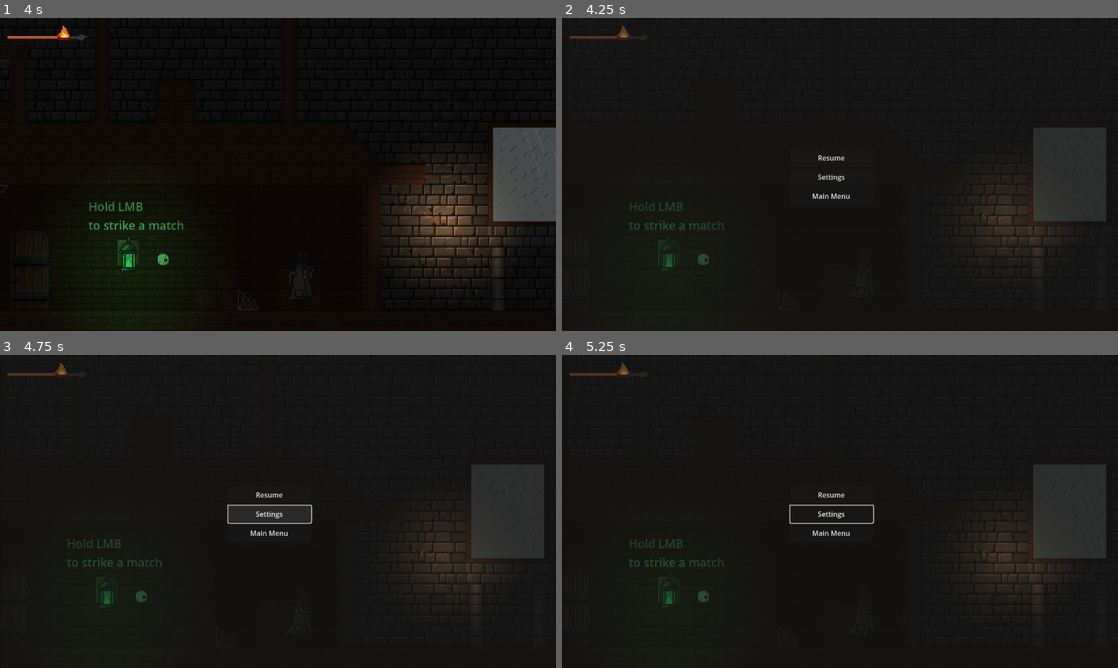
Above: before the commit, frames 1-4 (two rows, left to right).
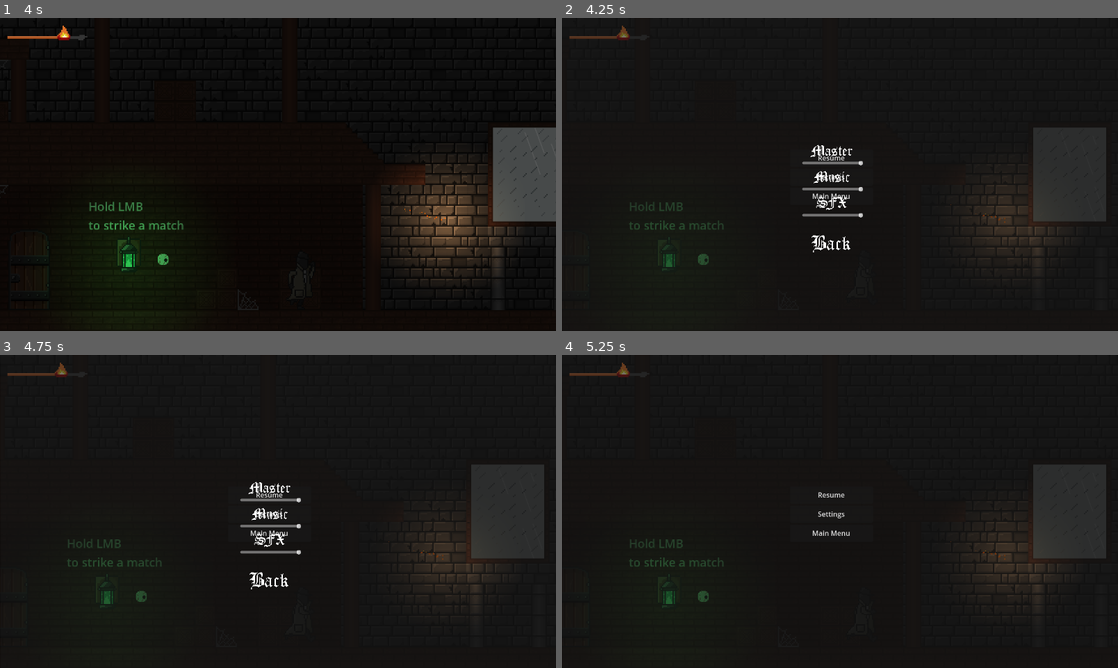
Above: after the commit, the same moments.

Repository: lestercantor/gwj-74---haunted
Game: Godot game, scene res://Level/Level.tscn
Same seed, same stepped clock (60 frames per second), same inputs: the game is played once before the commit and once after it.
Inputs (mouse positions are in pixels of both pictures, inside the frame that each line leads up to):
- Up to frame 1 (4 s): move the mouse to (400, 158) at 0.52 s; press the mouse at (400, 158) at 0.53 s; hold D (move_right) 0.53-2.03 s; tap Space (jump) at 0.77, 1.52, 3.02, 3.77 s; move the mouse to (166, 190) at 1.27 s; release the mouse at (166, 190) at 1.28 s; click (166, 190) at 1.35 s; move the mouse to (333, 105) at 2.02 s; press the mouse at (333, 105) at 2.03 s; hold A (move_left) 2.03-2.78 s; move the mouse to (250, 237) at 2.77 s; release the mouse at (250, 237) at 2.78 s; hold D (move_right) from 2.78 s (still down); click (250, 237) at 2.85 s; move the mouse to (444, 221) at 3.52 s; press the mouse at (444, 221) at 3.53 s
- Up to frame 2 (4.25 s): keep holding D (move_right); tap Escape (pause) at 4.15 s
- Up to frame 3 (4.75 s): release D (move_right) at 4.25 s; release the mouse at (444, 558) at 4.25 s; click "Settings" at 4.25 s
- Up to frame 4 (5.25 s): click (828, 580) at 5.02 s

Frame 1 is identical in both runs. In frame 2, 0.8% of the frame differs, in the area x 43-55%, y 40-75%; in frame 3, 1.0%, in the area x 40-57%, y 40-75%; in frame 4, 0.2%.

Commit message:
added altered settings menu for the pause menu

Diff:
--- /dev/null
+++ b/Art Assets/Art Scenes/PauseSettingsUI.tscn
@@ -0,0 +1,90 @@
+[gd_scene load_steps=8 format=3 uid="uid://bns7omg2r2vi1"]
+
+[ext_resource type="Script" path="res://Art Assets/Art Scenes/pause_settings_ui.gd" id="1_00ikx"]
+[ext_resource type="Texture2D" uid="uid://das6fy6abvf4d" path="res://Art Assets/UI/Master.png" id="2_dcy3o"]
+[ext_resource type="Script" path="res://Art Assets/ArtScripts/AudioSlider.gd" id="3_iu6ki"]
+[ext_resource type="Texture2D" uid="uid://dg8wdw0ilnopv" path="res://Art Assets/UI/Music.png" id="4_u3n1r"]
+[ext_resource type="Texture2D" uid="uid://cgu253nvaxum3" path="res://Art Assets/UI/SFX.png" id="5_uspah"]
+[ext_resource type="FontFile" uid="uid://bcab12gimgui0" path="res://Art Assets/Fonts/OldLondon.ttf" id="8_blton"]
+[ext_resource type="Texture2D" uid="uid://d1shn8jomfi46" path="res://Art Assets/UI/Back.png" id="9_agxbj"]
+
+[node name="Menu" type="Control"]
+layout_mode = 3
+anchor_right = 0.098
+anchor_bottom = 0.164
+offset_right = 0.103996
+offset_bottom = -0.272003
+grow_horizontal = 2
+grow_vertical = 2
+script = ExtResource("1_00ikx")
+
+[node name="VBoxContainer" type="VBoxContainer" parent="."]
+clip_contents = true
+layout_mode = 2
+offset_right = 194.0
+offset_bottom = 408.0
+size_flags_horizontal = 0
+theme_override_constants/separation = 15
+
+[node name="Master" type="Sprite2D" parent="VBoxContainer"]
+scale = Vector2(0.75, 0.75)
+texture = ExtResource("2_dcy3o")
+centered = false
+
+[node name="Master" type="HSlider" parent="VBoxContainer/Master"]
+offset_top = 54.0
+offset_right = 188.0
+offset_bottom = 70.0
+max_value = 1.0
+step = 0.001
+value = 1.0
+script = ExtResource("3_iu6ki")
+bus_name = "Master"
+
+[node name="Music" type="Sprite2D" parent="VBoxContainer"]
+position = Vector2(0, 60)
+scale = Vector2(0.75, 0.75)
+texture = ExtResource("4_u3n1r")
+centered = false
+
+[node name="Music" type="HSlider" parent="VBoxContainer/Music"]
+offset_top = 54.0
+offset_right = 188.0
+offset_bottom = 70.0
+max_value = 1.0
+step = 0.001
+value = 1.0
+script = ExtResource("3_iu6ki")
+bus_name = "Music"
+
+[node name="SFX" type="Sprite2D" parent="VBoxContainer"]
+position = Vector2(0, 120)
+scale = Vector2(0.75, 0.75)
+texture = ExtResource("5_uspah")
+centered = false
+
+[node name="SFX" type="HSlider" parent="VBoxContainer/SFX"]
+offset_top = 54.0
+offset_right = 188.0
+offset_bottom = 70.0
+max_value = 1.0
+step = 0.001
+value = 1.0
+script = ExtResource("3_iu6ki")
+bus_name = "Sound Effects"
+
+[node name="BackButton" type="Button" parent="."]
+layout_mode = 2
+offset_left = -30.0
+offset_top = 203.0
+offset_right = 163.0
+offset_bottom = 261.0
+focus_mode = 0
+theme_override_fonts/font = ExtResource("8_blton")
+theme_override_font_sizes/font_size = 50
+icon = ExtResource("9_agxbj")
+flat = true
+alignment = 0
+icon_alignment = 1
+
+[connection signal="pressed" from="BackButton" to="." method="_on_back_button_pressed"]
--- /dev/null
+++ b/Art Assets/Art Scenes/pause_settings_ui.gd
@@ -0,0 +1,5 @@
+extends Control
+
+
+func _on_back_button_pressed() -> void:
+	self.hide()
--- a/Pause Menu/PauseMenu.tscn
+++ b/Pause Menu/PauseMenu.tscn
@@ -1,6 +1,7 @@
-[gd_scene load_steps=2 format=3 uid="uid://b8c0dpm7x3yos"]
+[gd_scene load_steps=3 format=3 uid="uid://b8c0dpm7x3yos"]
 
 [ext_resource type="Script" path="res://Pause Menu/pause_menu.gd" id="1_8tw5t"]
+[ext_resource type="PackedScene" uid="uid://bns7omg2r2vi1" path="res://Art Assets/Art Scenes/PauseSettingsUI.tscn" id="2_0obq2"]
 
 [node name="Control" type="Control"]
 layout_mode = 3
@@ -48,5 +49,13 @@
 layout_mode = 2
 text = "Main Menu"
 
+[node name="Menu" parent="Panel" instance=ExtResource("2_0obq2")]
+layout_mode = 1
+offset_left = 553.0
+offset_top = 287.0
+offset_right = 553.104
+offset_bottom = 286.728
+
 [connection signal="pressed" from="Panel/VBoxContainer/Resume" to="." method="_on_resume_pressed"]
+[connection signal="pressed" from="Panel/VBoxContainer/Settings" to="." method="_on_settings_pressed"]
 [connection signal="pressed" from="Panel/VBoxContainer/MainMenu" to="." method="_on_main_menu_pressed"]
--- a/Pause Menu/pause_menu.gd
+++ b/Pause Menu/pause_menu.gd
@@ -16,3 +16,8 @@
 
 func _on_resume_pressed() -> void:
 	get_tree().paused = false
+
+
+func _on_settings_pressed() -> void:
+	$Panel/Menu.show()
+	$Panel/VBoxContainer.hide()
